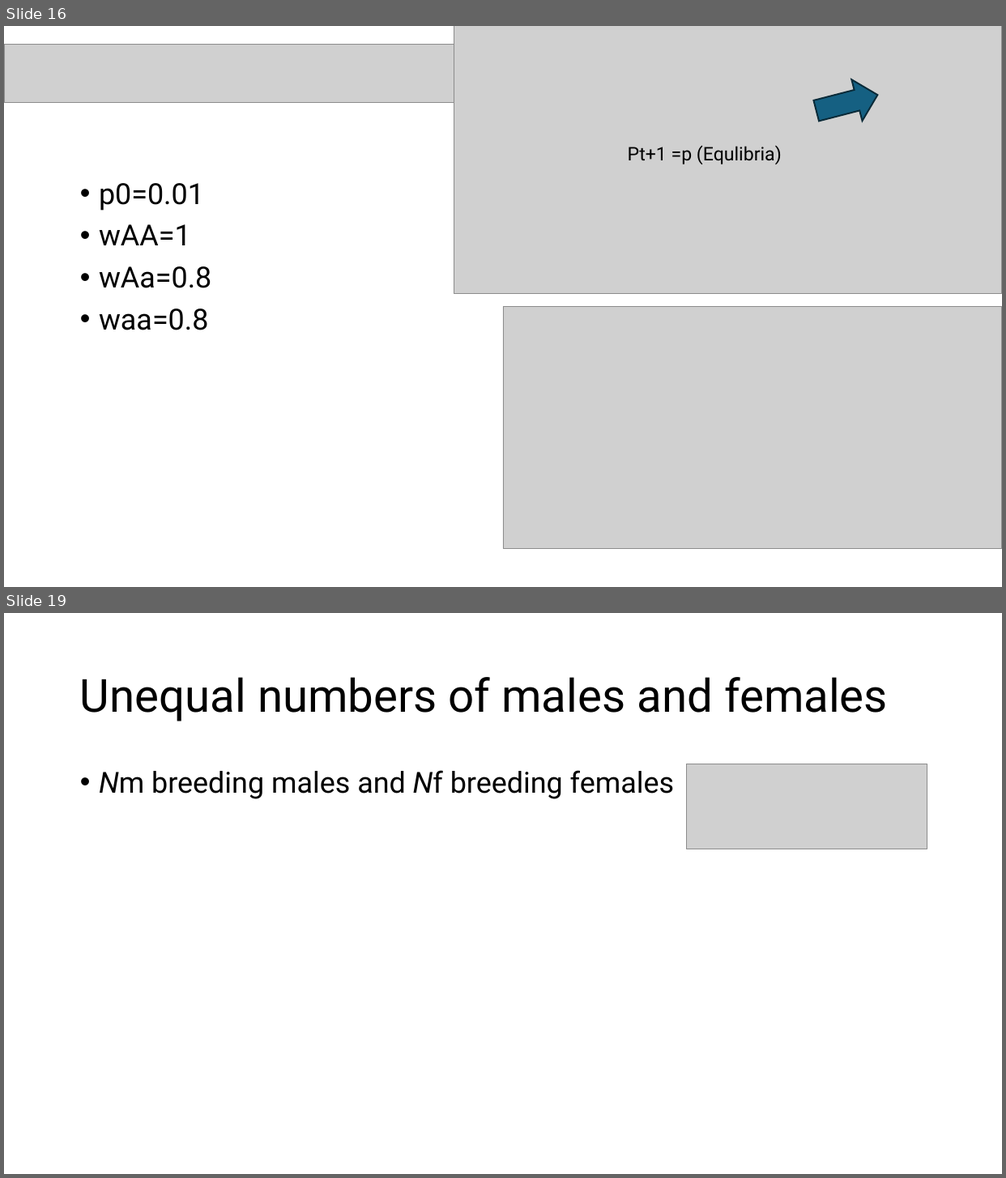
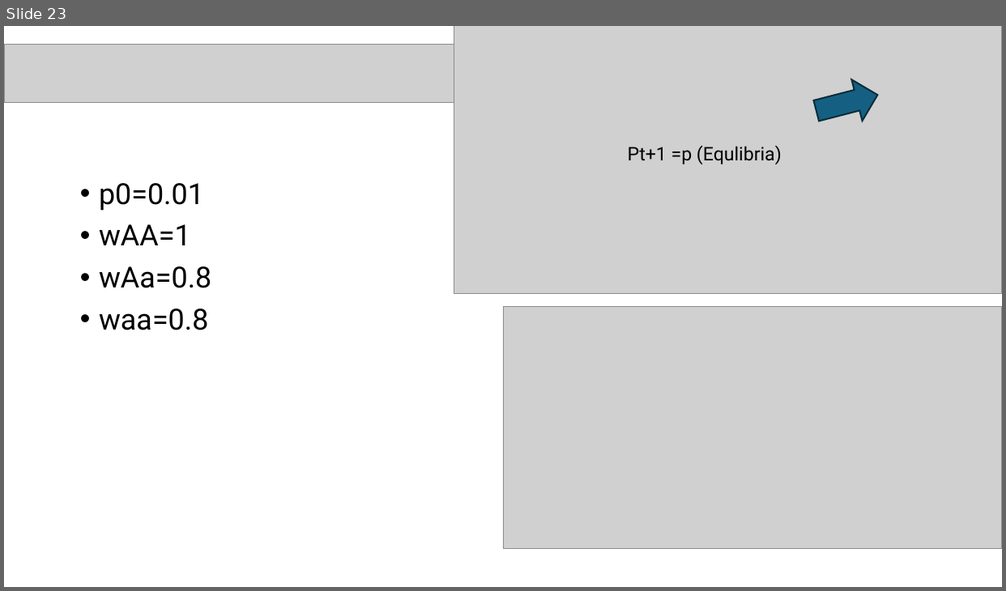
Before and after one commit to ccsosa/Evolutionary_genetics, a slide deck: Semana4/Selección natural.pptx. Shown one above the other, each under a label of ours: slides 16 and 19 before the commit, slide 23 after it; the slides between them are not shown. The pictures are 1006x1178 and 1006x591 pixels, drawn with LibreOffice and Linux fonts; fonts in the diff are those of the drawing; grey boxes stand for pictures. Boxes give left, top, right and bottom in pixels: in the first picture for what was removed or moved away, otherwise in the second. Text is boxed around its words. In the diff, an @@ line names an element or a change of style, - is before the commit and + after.

```diff
--- a/Semana4/Selección natural.pptx
+++ b/Semana4/Selección natural.pptx
@@ slide 19 removed at box(4, 613, 1002, 1174), background #FFFFFF @@
@@ title removed at box(80, 677, 888, 722) @@
-Unequal numbers of males and females
@@ text removed at box(99, 770, 674, 799) @@
-• Nm breeding males and Nf breeding females
@@ picture removed at box(687, 764, 927, 849) @@
@@ what was slide 16 is now slide 23 @@
```
Also in this commit, not shown: 8 slides changed, 21 slides added, 2 other slides removed.
